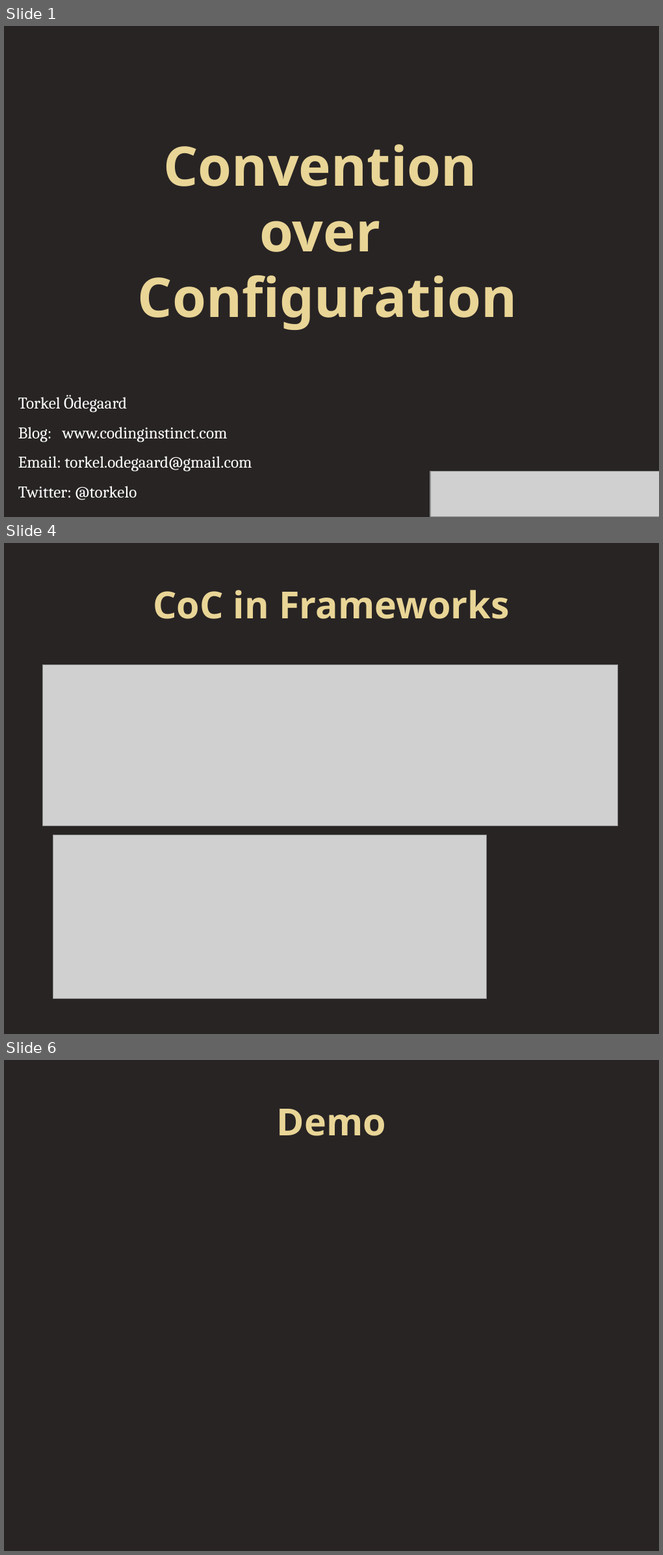
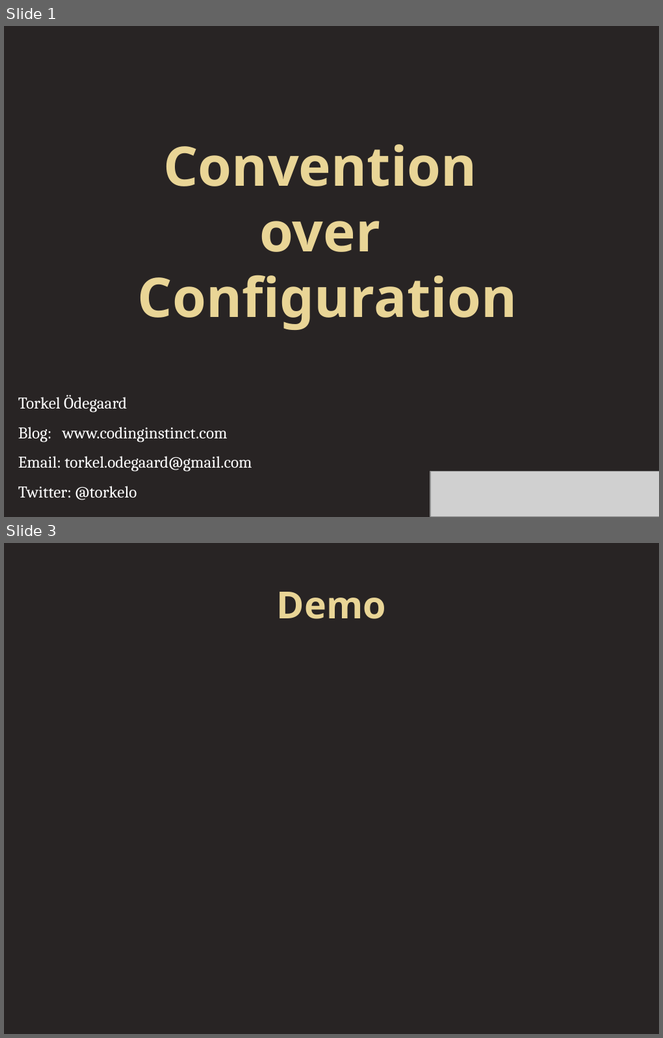
Before and after one commit to torkelo/pimpmycode, a slide deck: docs/convention_over_configuration.pptx. Shown one above the other, each under a label of ours: slides 1, 4 and 6 before the commit, slides 1 and 3 after it; the slides between them are not shown. The pictures are 663x1555 and 663x1038 pixels, drawn with LibreOffice and Linux fonts; fonts in the diff are those of the drawing; grey boxes stand for pictures. Boxes give left, top, right and bottom in pixels: in the first picture for what was removed or moved away, otherwise in the second. Text is boxed around its words. In the diff, an @@ line names an element or a change of style, - is before the commit and + after.

```diff
--- a/docs/convention_over_configuration.pptx
+++ b/docs/convention_over_configuration.pptx
@@ slide 4 removed at (4,543,659,1034), background #282424 @@
@@ title removed at (153,590,510,619) @@
-CoC in Frameworks
@@ picture removed at (42,665,618,826) @@
@@ picture removed at (53,835,486,999) @@
@@ what was slide 6 is now slide 3 @@
```
Also in this commit, not shown: 1 slide changed, 1 slide added, 3 other slides removed, 49 other files.
